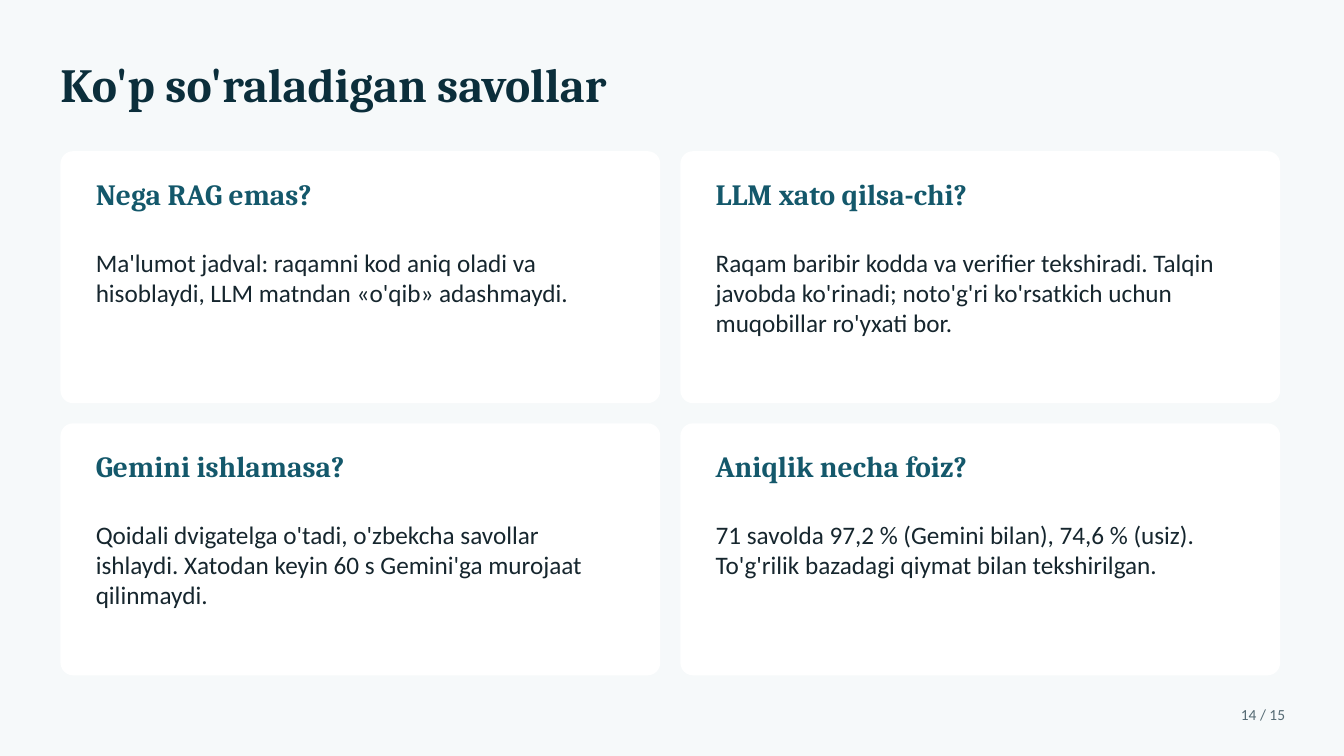
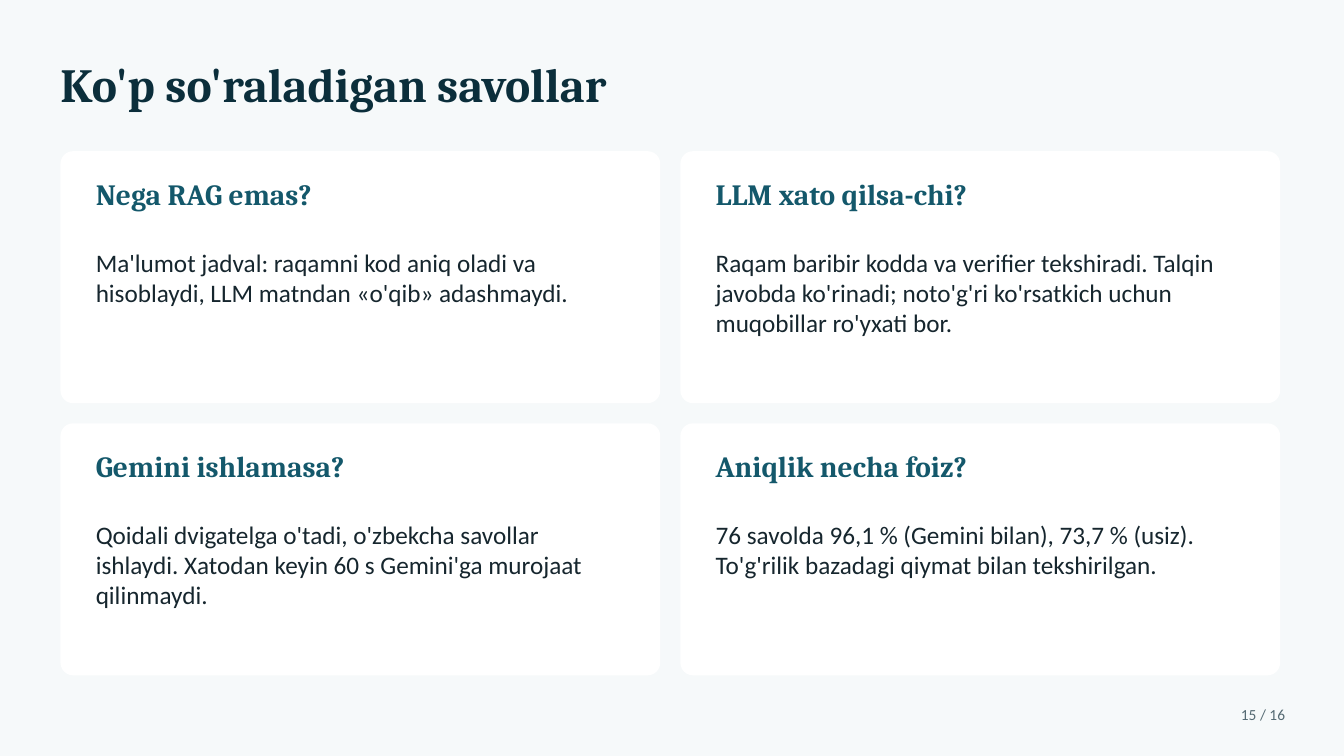
Before and after one commit to shaxzodr562-lab/MCP, a slide deck: slide 15 of SIAT_Yordamchi_taqdimot.pptx (slide 14 before the commit). Drawn at 1344x756 pixels with LibreOffice and Linux fonts; fonts in the diff are those of the drawing. Boxes give left, top, right and bottom in pixels: in the first picture for what was removed or moved away, otherwise in the second. Text is boxed around its words. In the diff, an @@ line names an element or a change of style, - is before the commit and + after.

```diff
--- a/SIAT_Yordamchi_taqdimot.pptx
+++ b/SIAT_Yordamchi_taqdimot.pptx
@@ text at bbox=[716, 525, 1194, 579]: text changed @@
-71 savolda 97,2 % (Gemini bilan), 74,6 % (usiz). To'g'rilik bazadagi qiymat bilan tekshirilgan.
+76 savolda 96,1 % (Gemini bilan), 73,7 % (usiz). To'g'rilik bazadagi qiymat bilan tekshirilgan.
@@ text at bbox=[1241, 709, 1285, 720]: text changed @@
-14 / 15
+15 / 16
```
Also in this commit, not shown: 14 other slides changed, 1 slide added, 19 other files.
